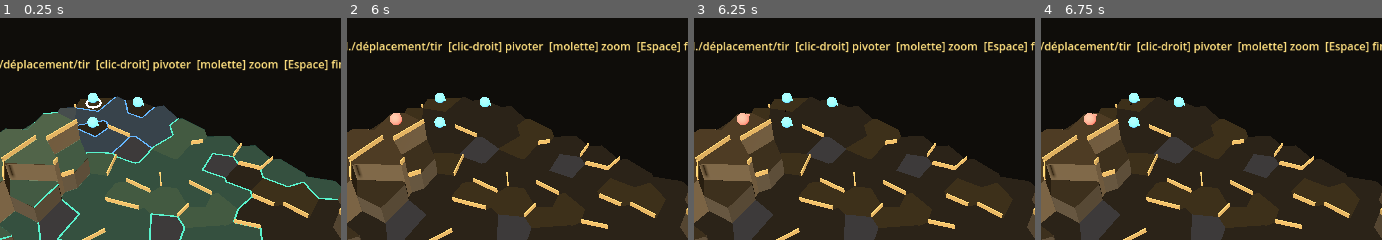
Above: before the commit, frames 1-4 (left to right).
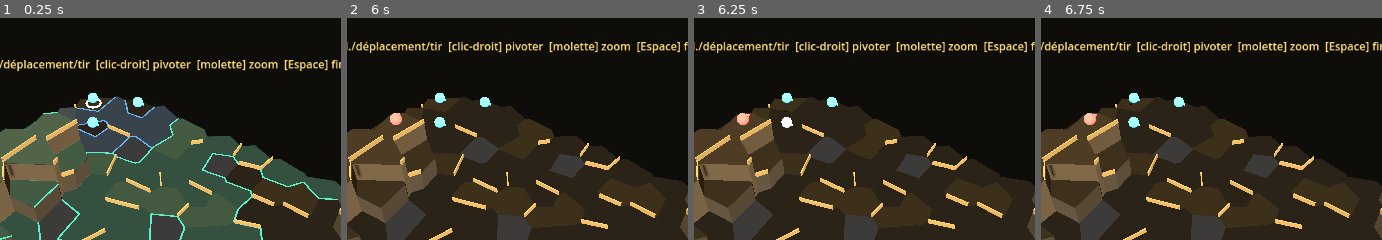
Above: after the commit, the same moments.

Repository: florentmathieu/game
Game: Godot game, scene res://scenes/Battle.tscn
Two runs of this game, one before a commit and one after it. Both use one fixed random seed, a clock stepped at 60 frames per second and the inputs below. This scene is started directly instead of the project's main scene.
Inputs (mouse positions are % of the whole screen's width and height, from its top left):
- Up to frame 1 (0.25 s): no input
- Up to frame 2 (6 s): click "Rallie" at 0.5 s; click "Provoc" at 1.25 s; click "Rallie" at 2 s; click "Ligne" at 2.75 s; tap Enter at 3.5, 5 s; move the mouse to (84, 44) at 3.52 s; click (84, 44) at 3.67 s; tap Space at 3.77, 4.25, 5.75 s; drag from (35, 54) to (52, 70) at 4.27 s; move the mouse to (70, 27) at 5.02 s; click (70, 27) at 5.17 s; drag from (52, 70) to (23, 34) at 5.77 s
- Up to frame 3 (6.25 s): no input
- Up to frame 4 (6.75 s): tap Enter at 6.5 s; move the mouse to (93, 65) at 6.52 s; click (93, 65) at 6.67 s
The pictures show only the part of the screen within x 34-84%, y 0-50%; the shares and areas given below are measured in that part.

Frames 1-2 are identical in both runs. In frame 3, 0.1% of the frame differs, in the area x 25-30%, y 44-50%; in frame 4, nothing differs.

Commit message:
Godot: missions bonus enchaînées + flash de coup
- Mission bonus : après une victoire (hors boss, ~35 %, escouade en
  état), proposition d'un 2e affrontement. PV conservés EXACTEMENT
  (mem_deploy_hp exact), usure mini (pas de repos), butin +1 soin au
  succès, aucune progression geoscape ; mort possible à l'échec.
- Polish : flash blanc bref de la sphère touchée (mêlée/grenade/
  déflagration), en plus de la secousse de caméra.
- Test bonus_test (PV exacts vs soin partiel, butin, usure, pas de
  missionN++) vert ; suite complète verte.
- Export web régénéré.

Co-Authored-By: Claude Opus 4.8 <noreply@anthropic.com>
Claude-Session: https://claude.ai/code/session_011W5fGsCJX3Rz6FN17p17HS

Diff:
--- a/godot-port/scripts/Battle.gd
+++ b/godot-port/scripts/Battle.gd
@@ -265,7 +265,7 @@
 	var beak := MeshInstance3D.new()
 	var bk := BoxMesh.new(); bk.size = Vector3(0.5, 0.18, 0.18); beak.mesh = bk
 	beak.material_override = mat; beak.position = Vector3(0.62, 0, 0); node.add_child(beak)
-	u.node = node
+	u.node = node; u.mat = mat
 	units.append(u); _place(u)
 
 func _place(u) -> void:
@@ -288,7 +288,7 @@
 		for nm in sel:
 			var m: Dictionary = r.member(nm)
 			if m.is_empty() or bool(m.get("dead", false)): continue
-			var dh: Dictionary = r.mem_deploy_hp(m)
+			var dh: Dictionary = r.mem_deploy_hp(m, bool(mis.get("bonus", false)))
 			out.append({"cls":m.cls, "mem":{"name":m.name, "perks":r.member_perks(m), "maxHp":int(dh.max), "deployHp":int(dh.hp)}})
 		if not out.is_empty(): return out
 	return [{"cls":"soldat"}, {"cls":"assassin"}, {"cls":"garde"}, {"cls":"mage"}]
@@ -358,7 +358,7 @@
 	for e in _hostiles_of(u):
 		if mesh.hops(center, e.cell) <= Data.BLAST_RADIUS:
 			var dmg := Data.BLAST_MIN + randi() % (Data.BLAST_MAX - Data.BLAST_MIN + 1)
-			e.hp = max(0, e.hp - dmg); _flash(e, str(dmg), Color(1, 0.6, 0.2))
+			e.hp = max(0, e.hp - dmg); _flash(e, str(dmg), Color(1, 0.6, 0.2)); _hit_react(e)
 			if e.team == "player": e.dmgTaken = int(e.get("dmgTaken", 0)) + dmg
 			if e.hp <= 0 and u.team == "player": u.kills = int(u.get("kills", 0)) + 1
 			if e.hp > 0 and e.team == "enemy": wake_enemy(e)
@@ -518,7 +518,7 @@
 			o.hp = max(0, o.hp - dmg)
 			if o.team == "player": o.dmgTaken = int(o.get("dmgTaken", 0)) + dmg
 			if o.hp <= 0 and u.team == "player" and o.team == "enemy": u.kills = int(u.get("kills", 0)) + 1
-			_flash(o, str(dmg), Color(1, 0.55, 0.2))
+			_flash(o, str(dmg), Color(1, 0.55, 0.2)); _hit_react(o)
 			if o.hp > 0 and o.team == "enemy": wake_enemy(o)
 	_fx_burst(imp, Color(1, 0.5, 0.15), 2.2); _shake(7)
 	for o in units:
@@ -747,13 +747,19 @@
 	var res := Combat.do_attack(mesh, units, att, tgt, att.wtype)
 	var hit_tgt = res.target
 	if hit_tgt.team == "enemy" and hit_tgt.hp > 0: wake_enemy(hit_tgt)   # le bruit réveille le pod visé
-	if res.dmg > 0: _flash(hit_tgt, str(res.dmg), Color(1, 0.5, 0.4))
+	if res.dmg > 0: _flash(hit_tgt, str(res.dmg), Color(1, 0.5, 0.4)); _hit_react(hit_tgt)
 	else: _flash(hit_tgt, res.txt, Color(0.85, 0.85, 0.9))
 	if res.killed: _shake(4)
 	for u in units:
 		if u.hp <= 0 and is_instance_valid(u.node): u.node.visible = false
 	_place(att)
 	_compute_reach(); _refresh(); _check_end()
+
+# réaction visuelle au coup : flash blanc bref de la sphère
+func _hit_react(u) -> void:
+	if not u.has("mat") or u.mat == null: return
+	u.mat.emission = Color(1, 1, 1)
+	var tw := create_tween(); tw.tween_property(u.mat, "emission", _team_color(u.team) * 0.32, 0.28)
 
 func _flash(u, txt: String, col: Color) -> void:
 	var l := Label3D.new(); l.text = txt; l.modulate = col; l.font_size = 64
--- a/godot-port/scripts/Game.gd
+++ b/godot-port/scripts/Game.gd
@@ -185,6 +185,7 @@
 	var report: Dictionary = battle.build_report() if battle != null else {}
 	if battle != null: Run.camp.potions = int(battle.potions)   # stock de soins restant
 	var was_forge: bool = win and bool(Run.mission.get("forge", false))
+	var was_boss: bool = bool(Run.mission.get("boss", false))
 	var deaths: Array = Run.resolve_mission(win, report)
 	_clear(battle); battle = null
 	if win: _advance_if_boss()
@@ -192,6 +193,43 @@
 	if was_forge:
 		var fb: Dictionary = Run.camp.forgeBonus
 		banner.text = Narrative.fmt(Narrative.MESSAGES.forge, {"thp": int(fb.hp), "tdmg": int(fb.dmg)})
+	if not deaths.is_empty():
+		banner.text = "+ " + ", ".join(deaths) + (" sont tombé·e·s." if deaths.size() > 1 else " est tombé·e.")
+	if not (Run.camp.get("pendingPromos", []) as Array).is_empty():
+		_show_promotions()
+	elif win and not was_boss and not bool(Run.camp.get("done", false)):
+		_maybe_offer_bonus()
+
+# ---------- mission bonus enchaînée ----------
+func _maybe_offer_bonus() -> void:
+	if Run.ready_members().is_empty() or randf() >= 0.35: return
+	var lay := CanvasLayer.new(); lay.layer = 22; add_child(lay)
+	var panel := Control.new(); panel.set_anchors_preset(Control.PRESET_FULL_RECT); lay.add_child(panel)
+	var dim := ColorRect.new(); dim.color = Color(0.04, 0.04, 0.06, 0.92); dim.set_anchors_preset(Control.PRESET_FULL_RECT); panel.add_child(dim)
+	var box := VBoxContainer.new(); box.position = Vector2(80, 180); box.add_theme_constant_override("separation", 14); panel.add_child(box)
+	var t := Label.new(); t.add_theme_font_size_override("font_size", 21); t.add_theme_color_override("font_color", Color(1, 0.88, 0.5))
+	t.text = "Une occasion se presente : une cible de plus, a decouvert.\nL'escouade est deja eprouvee — pousser plus loin ?\nReussir rapporte un soin ; echouer peut couter des soldats."
+	box.add_child(t)
+	var btns := HBoxContainer.new(); btns.add_theme_constant_override("separation", 12); box.add_child(btns)
+	var yes := Button.new(); yes.text = "Tenter la mission bonus"; btns.add_child(yes)
+	var no := Button.new(); no.text = "Rentrer au camp"; btns.add_child(no)
+	yes.pressed.connect(func(): _clear(lay); _launch_bonus())
+	no.pressed.connect(func(): _clear(lay))
+
+func _launch_bonus() -> void:
+	Run.set_bonus_mission()
+	_clear(geoscape); geoscape = null
+	battle = BattleScene.instantiate(); add_child(battle)
+	battle.mission_ended.connect(_on_bonus_end)
+
+func _on_bonus_end(win: bool) -> void:
+	var report: Dictionary = battle.build_report() if battle != null else {}
+	if battle != null: Run.camp.potions = int(battle.potions)
+	var deaths: Array = Run.resolve_bonus(win, report)
+	_clear(battle); battle = null
+	_show_geoscape()
+	if win: banner.text = "Mission bonus reussie — +1 soin."
+	else: banner.text = "Mission bonus echouee — repli."
 	if not deaths.is_empty():
 		banner.text = "+ " + ", ".join(deaths) + (" sont tombé·e·s." if deaths.size() > 1 else " est tombé·e.")
 	if not (Run.camp.get("pendingPromos", []) as Array).is_empty():
--- a/godot-port/scripts/Run.gd
+++ b/godot-port/scripts/Run.gd
@@ -87,10 +87,13 @@
 	return h
 
 # PV au déploiement : reposé → plein ; vient de combattre → soin partiel (50 % du manque)
-func mem_deploy_hp(m: Dictionary) -> Dictionary:
+# exact = mission bonus enchaînée : PV EXACTEMENT conservés (pas de passage au camp)
+func mem_deploy_hp(m: Dictionary, exact := false) -> Dictionary:
 	var mx: int = mem_max_hp(m)
 	var carry = camp.get("carry", {}).get(m.name, null)
-	var hp: int = mx if carry == null else min(mx, int(carry) + int(ceil((mx - int(carry)) * 0.5)))
+	var hp: int = mx
+	if carry != null:
+		hp = clampi(int(carry), 1, mx) if exact else min(mx, int(carry) + int(ceil((mx - int(carry)) * 0.5)))
 	return {"hp":hp, "max":mx, "full":hp >= mx}
 
 # ---------- sélection d'escouade ----------
@@ -136,6 +139,39 @@
 		"diff": diff, "act": int(camp.act), "objective": objective_for(boss),
 		"cell": cell, "name": ginfo.name, "forge": ginfo.forge, "boss": boss,
 		"enemies": enemy_count(diff, boss) }
+
+# mission bonus enchaînée : un 2e affrontement, escouade déjà éprouvée (PV conservés exactement)
+func set_bonus_mission() -> void:
+	var diff: int = max(1, int(mission.get("diff", 1)))
+	mission = {
+		"seed": (int(camp.seed) ^ (int(camp.missionN) * 2246822519) ^ 0x5bd1) & 0x7fffffff | 1,
+		"diff": diff, "act": int(camp.act), "objective": "eliminate",
+		"cell": -1, "name": "Cible d'opportunite", "forge": false, "boss": false,
+		"enemies": clampi(2 + diff, 3, 6), "bonus": true }
+
+# issue d'une mission bonus : usure (mini, pas de repos), récompense, PAS de progression geoscape
+func resolve_bonus(win: bool, report: Dictionary = {}) -> Array:
+	var deaths: Array = []
+	var deployed: Array = camp.get("deploySel", [])
+	var ko_count := 0
+	for nm in deployed:
+		if report.has(nm) and bool(report[nm].get("ko", false)): ko_count += 1
+	for m in camp.get("roster", []):
+		if bool(m.dead) or not (deployed.has(m.name) and report.has(m.name)): continue
+		var r: Dictionary = report[m.name]
+		m.fatigue = min(100, int(m.fatigue) + FATIGUE_MISSION + int(r.get("spellsCast", 0)) * SPELL_FATIGUE)
+		var self_ko: bool = bool(r.get("ko", false))
+		m.stress = min(100, int(m.stress) + int(r.get("dmgTaken", 0)) * STRESS_DMG
+			+ (STRESS_SELF_KO if self_ko else 0)
+			+ max(0, ko_count - (1 if self_ko else 0)) * STRESS_KO_ALLY)
+		camp.carry[m.name] = max(0, int(r.get("hp", 0)))
+		if self_ko and not bool(m.special) and not win and randf() * 100.0 < DEATH_PCT:
+			m.dead = true; deaths.append(m.name)
+	if win:
+		award_xp(report)
+		camp.potions = int(camp.get("potions", 0)) + 1   # butin de la mission bonus
+	auto_select(); save_game()
+	return deaths
 
 # ---------- issue de mission : carry, usure, XP, progression ----------
 # report : { name -> {hp, max, dmgTaken, kills, spellsCast, ko} }
--- /dev/null
+++ b/godot-port/tests/bonus_test.gd
@@ -0,0 +1,39 @@
+extends SceneTree
+# Vérifie la mission bonus : PV conservés exactement, usure mini, récompense, pas de progression geoscape.
+func _initialize() -> void:
+	var Run = get_root().get_node_or_null("Run")
+	Run.new_campaign(); Run.camp.seed = 999
+	var ok := true
+	Run.set_mission(0, {"name":"M","diff":2,"forge":false,"boss":false})
+	var sel: Array = Run.camp.deploySel
+	# PV reportés bas après le 1er combat
+	for nm in sel: Run.camp.carry[nm] = 3
+
+	# PV exact (bonus) vs soin partiel (normal)
+	var m: Dictionary = Run.member(sel[0])
+	var exact: Dictionary = Run.mem_deploy_hp(m, true)
+	var partial: Dictionary = Run.mem_deploy_hp(m, false)
+	print("carry=3 → bonus(exact)=%d, normal(soin partiel)=%d" % [exact.hp, partial.hp])
+	if exact.hp != 3 or partial.hp <= 3: ok = false
+
+	# mission bonus
+	var mN0: int = int(Run.camp.missionN)
+	Run.set_mission(0, {"name":"M2","diff":2,"forge":false,"boss":false})
+	Run.set_bonus_mission()
+	print("bonus: drapeau=%s ennemis=%d objectif=%s" % [Run.mission.get("bonus", false), Run.mission.enemies, Run.mission.objective])
+	if not bool(Run.mission.get("bonus", false)): ok = false
+
+	# résolution gagnée : +1 soin, usure montée, pas de missionN++
+	var pot0: int = int(Run.camp.potions)
+	var rep := {}
+	for nm in sel: rep[nm] = {"hp":5, "max":10, "dmgTaken":2, "kills":1, "spellsCast":0, "ko":false}
+	Run.resolve_bonus(true, rep)
+	print("potions %d→%d (attendu +1) ; missionN %d→%d (inchangé)" % [pot0, Run.camp.potions, mN0, Run.camp.missionN])
+	if int(Run.camp.potions) != pot0 + 1: ok = false
+	if int(Run.camp.missionN) != mN0: ok = false
+	var dep0: Dictionary = Run.member(sel[0])
+	print("%s fatigue=%d (mini, montée)" % [sel[0], dep0.fatigue])
+	if int(dep0.fatigue) < 30: ok = false
+
+	print("\n%s" % ("OK — mission bonus cohérente" if ok else "!! échec mission bonus"))
+	quit()
Not shown, changed: docs/godot/index.html
Not shown, changed: docs/godot/index.pck
